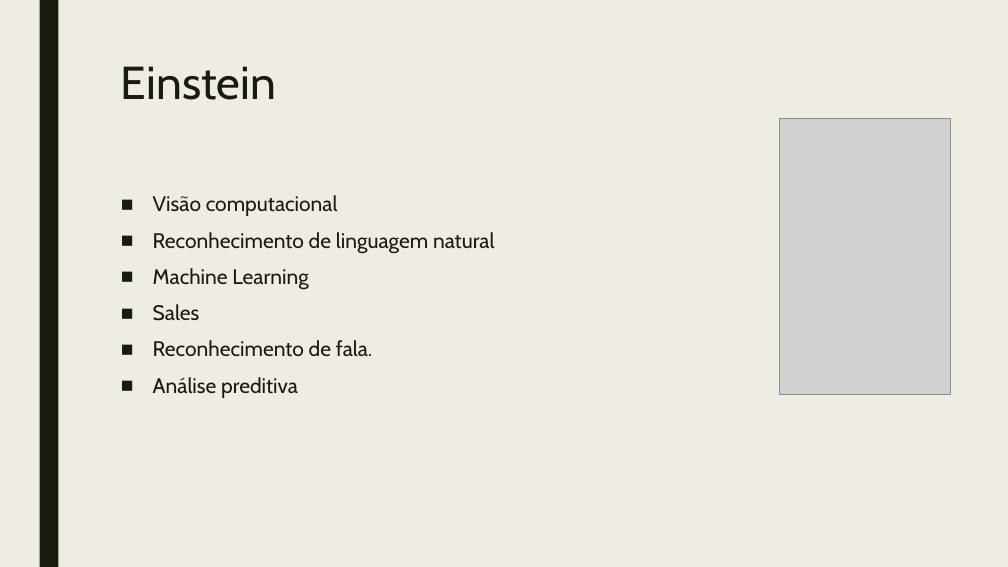
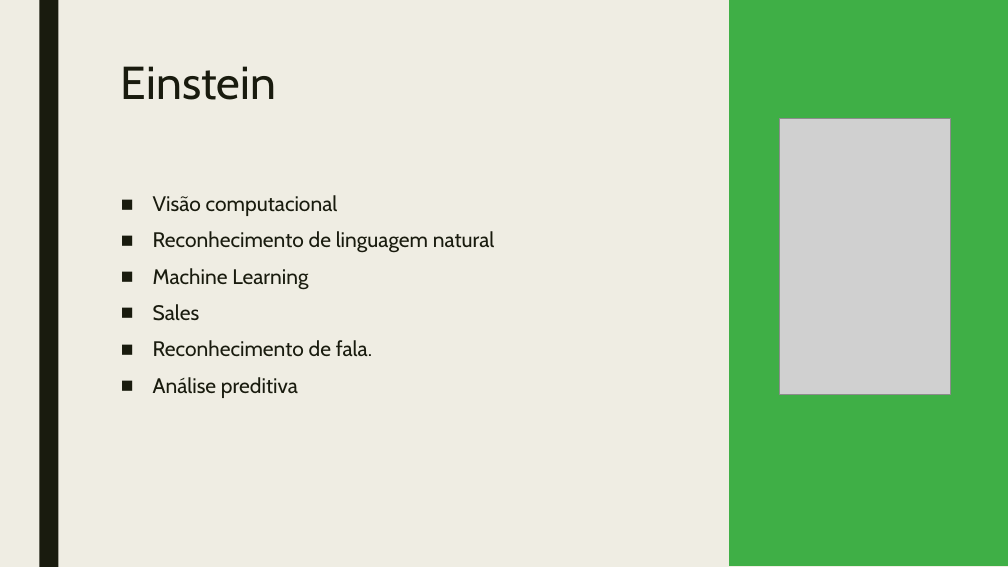
Before and after one commit to GabrielEngSist/UNA, a slide deck: slide 10 of 2020-02/Tópicos especiais em análise e desenvolvimento de sistemas/Apresentação de casos de aplicabilidade.pptx (slide 9 before the commit). Drawn at 1008x567 pixels with LibreOffice and Linux fonts; fonts in the diff are those of the drawing; grey boxes stand for pictures. Boxes give left, top, right and bottom in pixels: in the first picture for what was removed or moved away, otherwise in the second. Text is boxed around its words. In the diff, an @@ line names an element or a change of style, - is before the commit and + after.

```diff
--- a/2020-02/Tópicos especiais em análise e desenvolvimento de sistemas/Apresentação de casos de aplicabilidade.pptx
+++ b/2020-02/Tópicos especiais em análise e desenvolvimento de sistemas/Apresentação de casos de aplicabilidade.pptx
@@ rectangle added at [730,0,1008,566], fill #3FAF46, outline #3FAF46 0 pt @@
```
Also in this commit, not shown: 7 other slides changed, 1 slide added, 1 other file.
